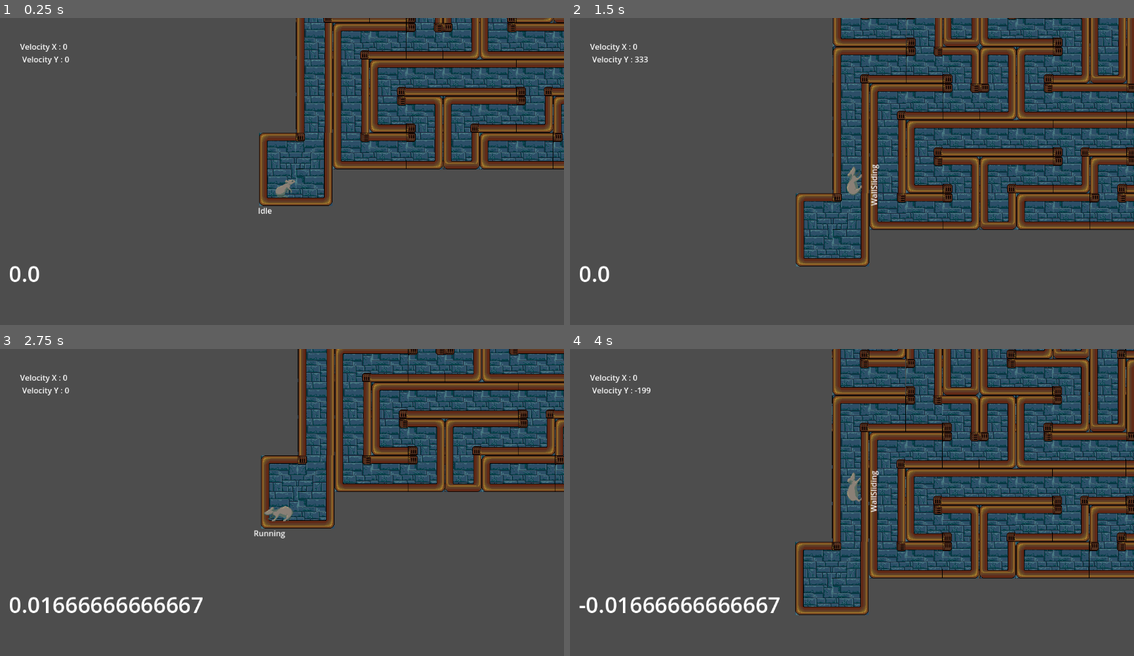
Above: before the commit, frames 1-4 (two rows, left to right).
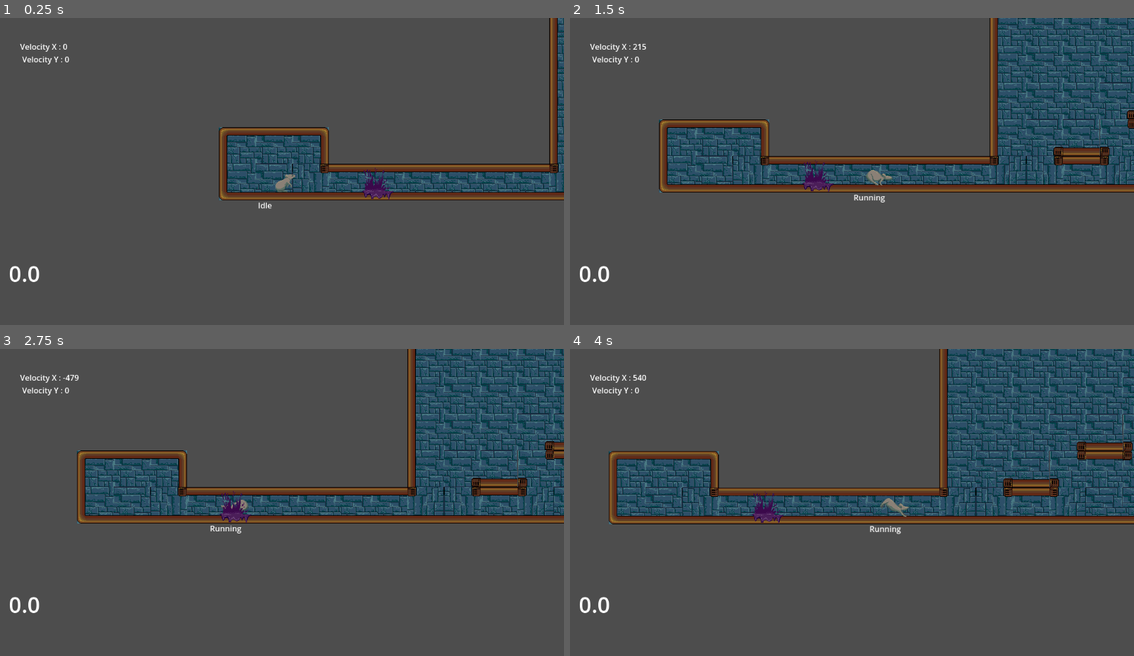
Above: after the commit, the same moments.

Repository: Taissirbw/De-Rat-Pigeon
Game: Godot game, scene res://scenes/game.tscn
Same seed, same stepped clock (60 frames per second), same inputs: the game is played once before the commit and once after it.
Inputs:
- Up to frame 1 (0.25 s): no input
- Up to frame 2 (1.5 s): hold Right (walk_right) from 0.53 s (still down); tap Space (jump) at 0.77 s
- Up to frame 3 (2.75 s): tap Space (jump) at 1.52 s; release Right (walk_right) at 2.03 s; hold Left (walk_left) from 2.03 s (still down)
- Up to frame 4 (4 s): release Left (walk_left) at 2.78 s; hold Right (walk_right) from 2.78 s (still down); tap Space (jump) at 3.02, 3.77 s

The runs differ from the first frame. In frame 1, 30% of the frame differs, in the area x 38-100%, y 0-64%; in frame 2, 40%; in frame 3, 32%; in frame 4, 46%, in the area x 1-100%, y 0-87%.

Commit message:
Modification de fonctionnement de l'huile

Diff:
--- a/de-rat-pigeon/scenes/game.tscn
+++ b/de-rat-pigeon/scenes/game.tscn
@@ -28,7 +28,7 @@
 [node name="TileMapLayerB" type="TileMapLayer" parent="."]
 texture_filter = 1
 position = Vector2(-13, 13)
-tile_map_data = PackedByteArray("AAAIAPX/AgAEAAIAAAAQAPj/AgA …(27656 unchanged characters)… y/5v/AgABAAIAAADy/5r/AgAAAAEAAADy/5n/AgAFAAEAAADy/5j/AgACAAAAAADy/5f/AgABAAMAAADx/6f …(3471 unchanged characters)…
+tile_map_data = PackedByteArray("AAAIAPX/AgAEAAIAAAAQAPj/AgA …(27656 unchanged characters)… y/5v/AgABAAIAAADy/5r/AgAAAAEAAADy/5n/AgACAAIAAADy/5j/AgACAAAAAADy/5f/AgABAAMAAADx/6f …(3471 unchanged characters)…
 tile_set = ExtResource("3_p57ef")
 
 [node name="TileMapLayer4" type="TileMapLayer" parent="."]
@@ -45,7 +45,7 @@
 tile_set = ExtResource("3_p57ef")
 
 [node name="Player" parent="." instance=ExtResource("6_j5wjh")]
-position = Vector2(-1316, -6590)
+position = Vector2(-2509, 999)
 
 [node name="Level" type="Node2D" parent="."]
 
@@ -81,12 +81,12 @@
 
 [node name="Oil" parent="Level" instance=ExtResource("9_0tnpc")]
 texture_filter = 1
-position = Vector2(-2263, 1021)
+position = Vector2(-1487, 799)
 
 [node name="Oil2" parent="Level" instance=ExtResource("9_0tnpc")]
 texture_filter = 1
-position = Vector2(-2126, 1025)
-rotation = 3.1415927
+position = Vector2(-2310.0002, 1022.9999)
+rotation = 0.02568974
 
 [connection signal="body_entered" from="Level/LabyrinthArea" to="Level/LabyrinthArea" method="_on_body_entered"]
 [connection signal="body_exited" from="Level/LabyrinthArea" to="Level/LabyrinthArea" method="_on_body_exited"]
--- a/de-rat-pigeon/scripts/player.gd
+++ b/de-rat-pigeon/scripts/player.gd
@@ -164,11 +164,19 @@
 	if !glissade_state:
 		glissade_state = true
 		var buf_speed = SPEED
-		SPEED *= 3.
+		var buf_speedwx = WALL_JUMP_SPEED_X
+		var buf_speedwy = WALL_JUMP_SPEED_Y
+		SPEED /= 3.
+		WALL_JUMP_SPEED_X /=3.
+		WALL_JUMP_SPEED_Y /=3.
+
 		oil_timer.start()
 		await oil_timer.timeout
 		glissade_state = false
 		SPEED = buf_speed
+		WALL_JUMP_SPEED_X = buf_speedwx
+		WALL_JUMP_SPEED_Y = buf_speedwy
+
 
 func _on_tapette_a_souris_body_entered(body: Node2D, source: Area2D) -> void:
 	source.activate()
Not shown: 1 places in de-rat-pigeon/Ressources/TileSet.tres that only renumber resources
